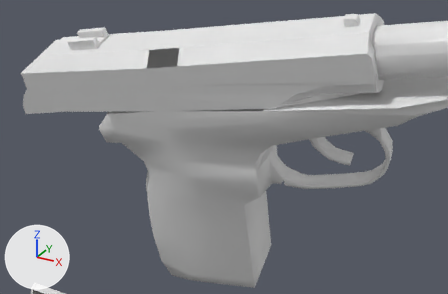
A saved change to the OBJ model Vertex_Animation_Compiler/Assets/Makarov_Pistol_Reload159.obj.
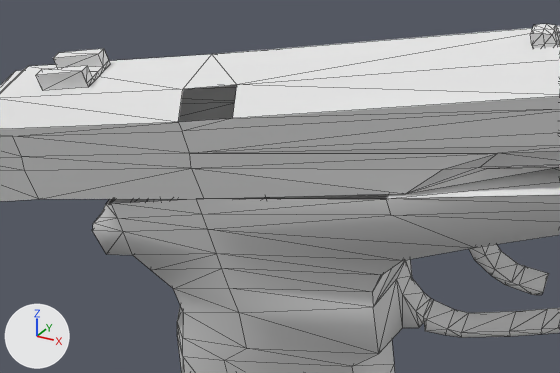
Each version is shown from a 50 mm camera at (0.4638, -0.3069, 0.01) aimed at (0.3663, -0.1297, -0.0787), then close up on the part from 11% to 80% of the width and 0% to 71% of the height. Every picture has the same lights, and +X, +Y and +Z are marked at lower left. The close-ups show mesh edges as thin lines. Where no turn or scale is listed for an object, it has been applied to the vertices.

Objects in the first close-up: 'Rest_of_the_gun_Sphere', 'Top_Slider_Sphere.001'.
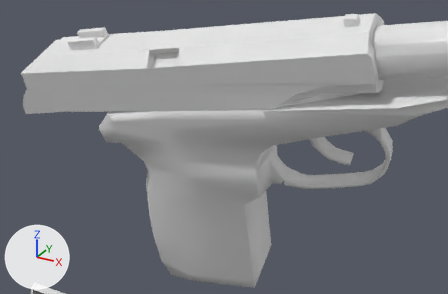
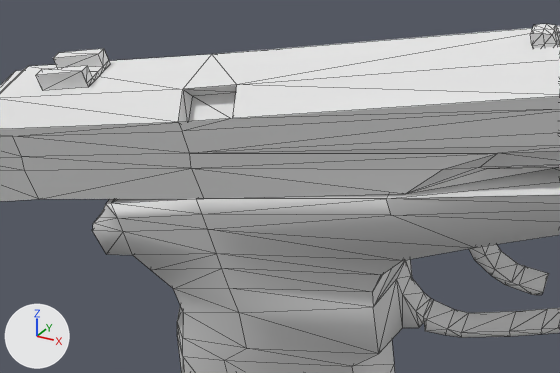
What differs and where, as boxes [x1, y1, x2, y2] in the close-ups (560 x 373 px):
```json
{"part": 1, "of": "me_rest_of_the_gun_sphere", "change": "added", "after": [106, 194, 388, 204]}
{"part": 2, "of": "me_top_slider_sphere_001", "change": "added", "after": [178, 85, 237, 122]}
```

The change, as JSON lines over the scene's bpy script:
```json
{"block": "me_rest_of_the_gun_sphere", "where": "me_rest_of_the_gun_sphere.from_pydata(...)  # 272 vertices, 519 faces; spans x 0.3112..0.458, y -0.1372..-0.0816, z -0.1591..-0.0255"}
{"block": "me_rest_of_the_gun_sphere", "where": "# used by ob_rest_of_the_gun_sphere; location = (0.0, 0.0, 0.0)"}
{"block": "me_rest_of_the_gun_sphere", "where": "# verts and faces of me_rest_of_the_gun_sphere; kept vertices keep their numbers, new ones are numbered from 272"}
{"block": "me_rest_of_the_gun_sphere", "where": "# before: 164 (0.3786, -0.1076, -0.0545), 166 (0.3202, -0.1372, -0.0722) at pixel (105, 203), 175 (0.3216, -0.1371, -0.0718) at pixel (111, 203), 178 (0.382, -0.1315, -0.0618) at pixel (386, 198), 179 (0.342, -0.1354, -0.0677) at pixel (196, 198)"}
{"block": "me_rest_of_the_gun_sphere", "where": "# before: 180 (0.3181, -0.1132, -0.0646), 181 (0.3386, -0.1115, -0.0604), 183 (0.3168, -0.1133, -0.0649)"}
{"block": "me_rest_of_the_gun_sphere", "change": "me_rest_of_the_gun_sphere part 1"}
{"op": "add", "block": "me_rest_of_the_gun_sphere", "code": "faces += [(164, 181, 179), (175, 179, 181), (166, 175, 183), (164, 179, 178), (175, 181, 180), (175, 180, 183)]"}
{"block": "me_top_slider_sphere_001", "where": "# used by ob_top_slider_sphere_001; location = (0.0, 0.0, 0.0)"}
{"op": "remove", "block": "me_top_slider_sphere_001", "code": "me_top_slider_sphere_001.from_pydata(...)  # 127 vertices, 227 faces; spans x 0.2785..0.4179, y -0.1459..-0.1079, z -0.0779..-0.0286"}
{"op": "add", "block": "me_top_slider_sphere_001", "code": "me_top_slider_sphere_001.from_pydata(...)  # 131 vertices, 237 faces; spans x 0.2785..0.4179, y -0.1459..-0.1079, z -0.0779..-0.0286"}
{"block": "me_top_slider_sphere_001", "change": "me_top_slider_sphere_001 part 2"}
{"block": "me_top_slider_sphere_001", "change": "4 vertices are added at (0.3539, -0.1363, -0.0505), (0.3424, -0.1376, -0.0525), (0.3527, -0.1326, -0.0451), (0.3411, -0.1338, -0.0471)"}
{"block": "me_top_slider_sphere_001", "change": "10 new faces join them"}
```
